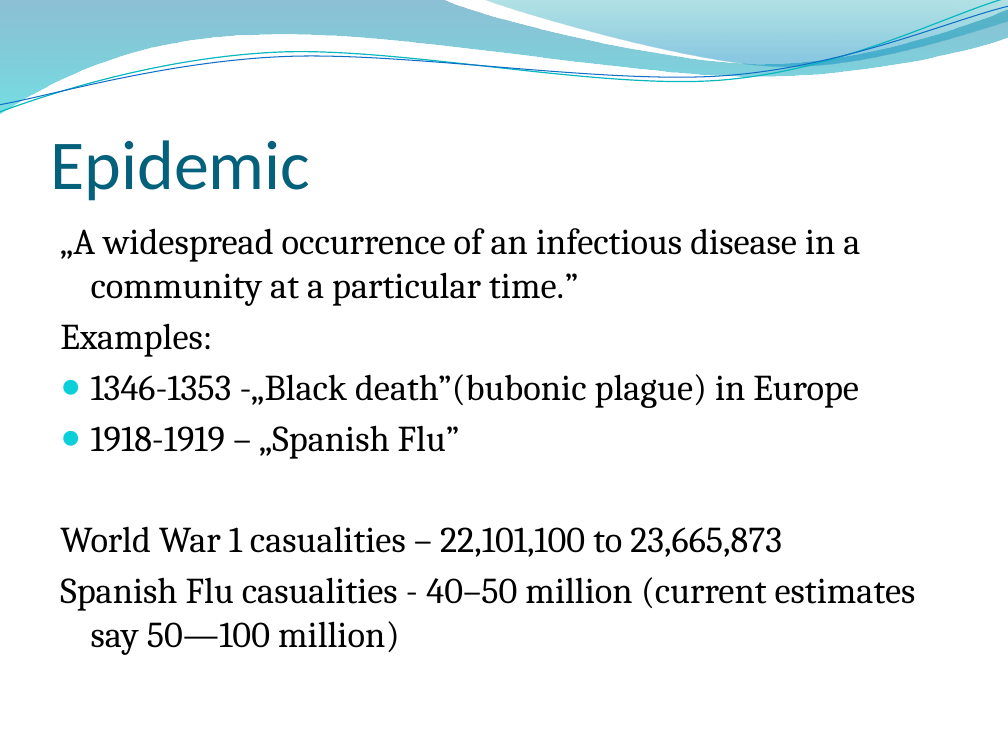
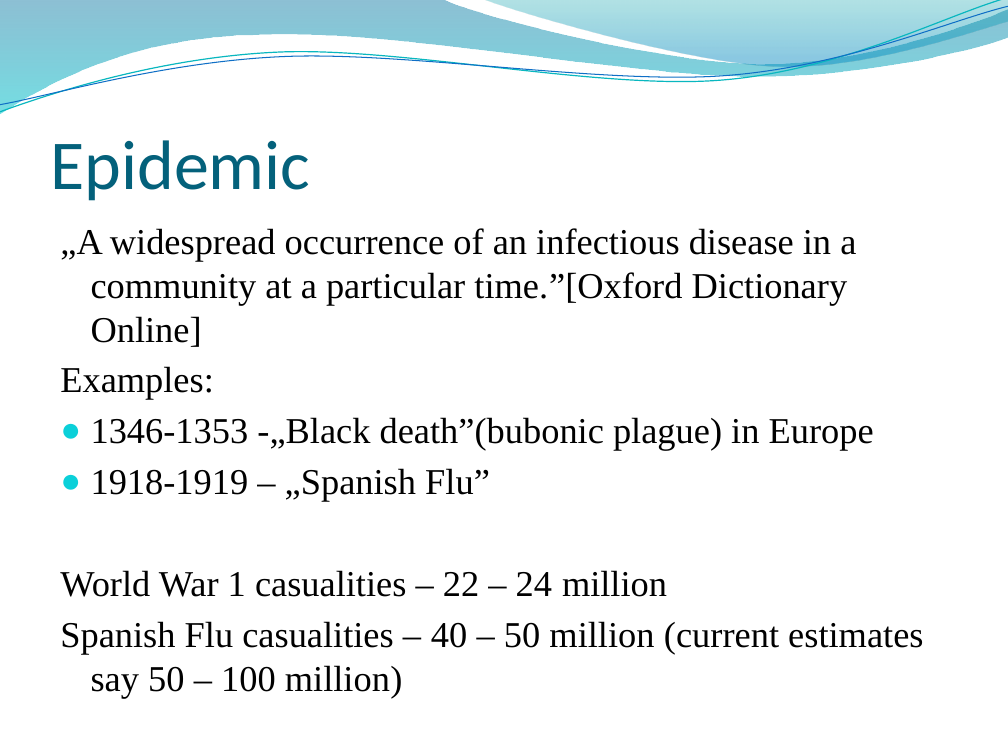
Before and after one commit to Dylek/AgentProject, a slide deck: slide 2 of doku/Presentation.pptx. Drawn at 1008x756 pixels with LibreOffice and Linux fonts; fonts in the diff are those of the drawing; background and template pictures are left out. Boxes give left, top, right and bottom in pixels: in the first picture for what was removed or moved away, otherwise in the second. Text is boxed around its words. In the diff, an @@ line names an element or a change of style, - is before the commit and + after.

```diff
--- a/doku/Presentation.pptx
+++ b/doku/Presentation.pptx
@@ text at <box>60,228,856,347</box>: text changed; font Cambria to Times New Roman @@
-„A widespread occurrence of an infectious disease in a community at a particular time.”
+„A widespread occurrence of an infectious disease in a community at a particular time.”[Oxford Dictionary Online]
@@ text at <box>60,366,874,501</box>: font Cambria to Times New Roman in "Examples:", "1346-1353 -„Black death”(bubonic plague) in Europe", "1918-1919 – „Spanish Flu”" @@
@@ text at <box>60,570,923,698</box>: text changed; font Cambria to Times New Roman @@
-World War 1 casualities – 22,101,100 to 23,665,873
-Spanish Flu casualities - 40–50 million (current estimates say 50—100 million)
+World War 1 casualities – 22 – 24 million
+Spanish Flu casualities – 40 – 50 million (current estimates say 50 – 100 million)
```
Also in this commit, not shown: 3 other slides changed, 15 other files.
